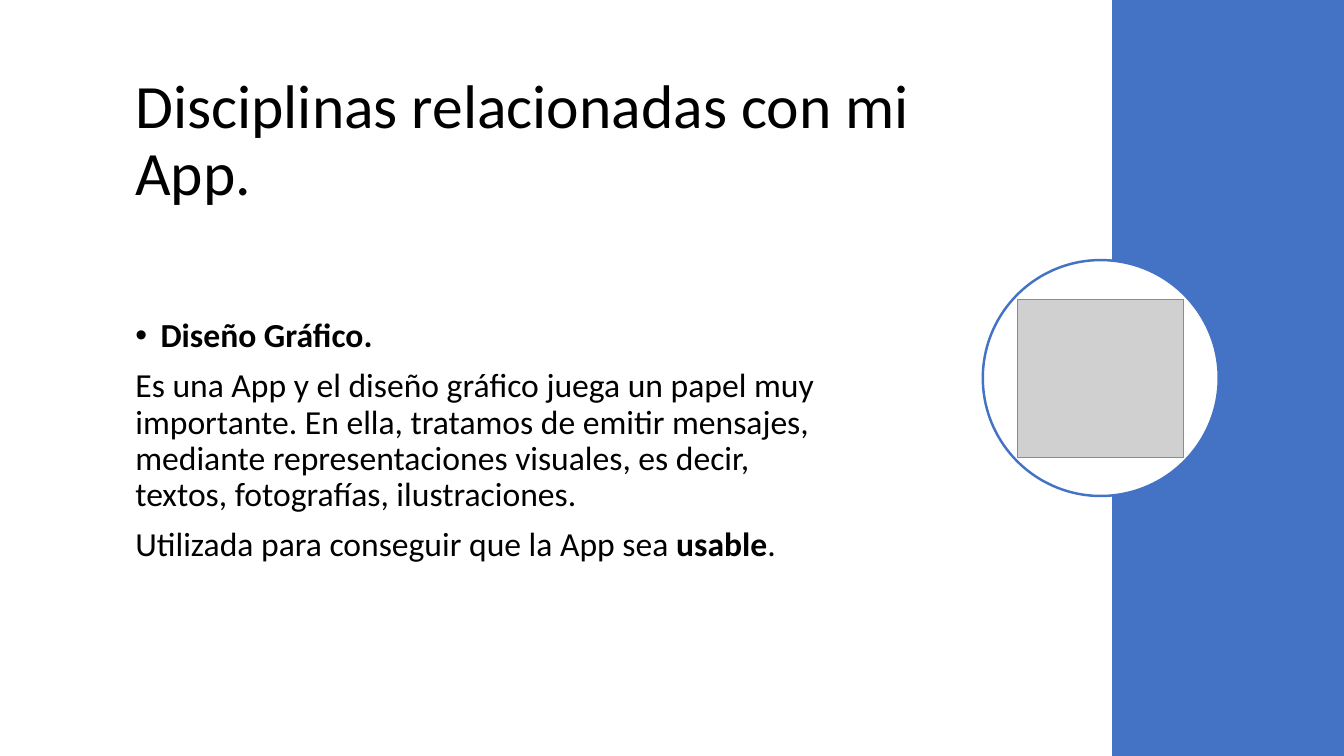
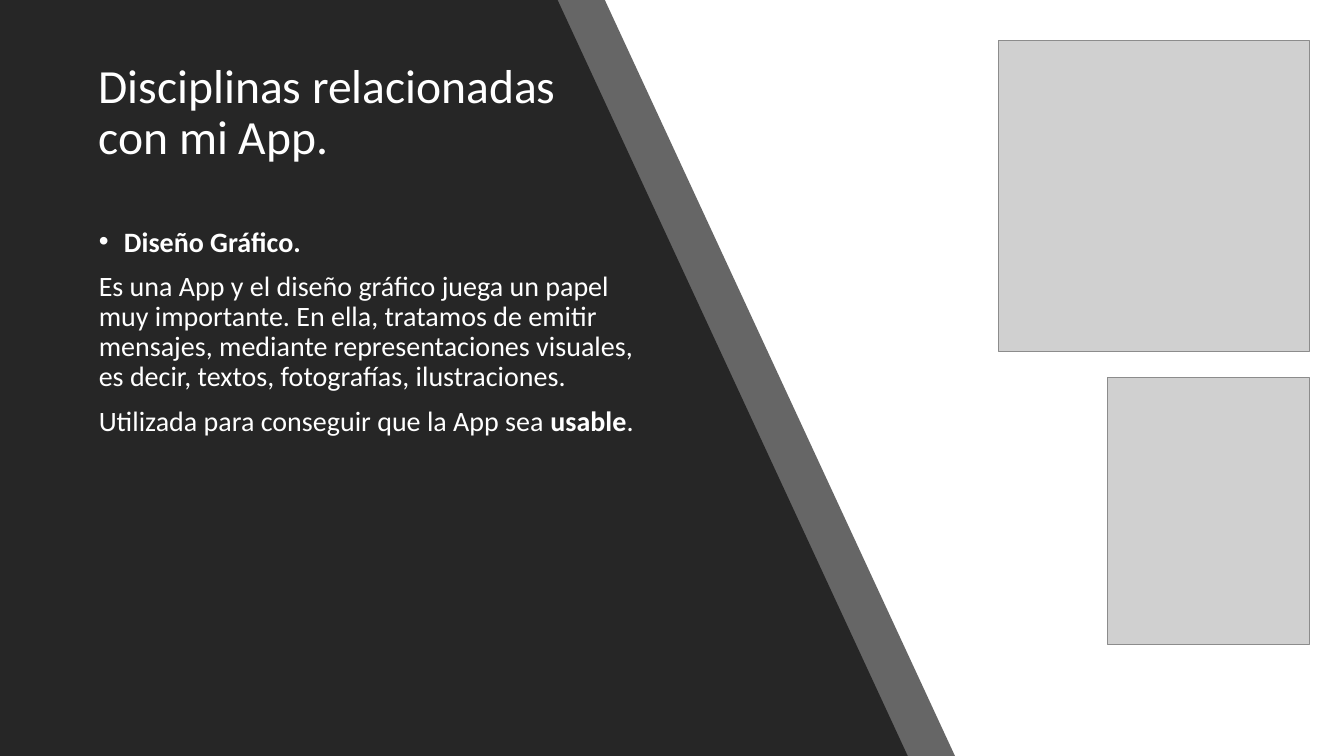
Before and after one commit to Jloen1999/tramitesPlanificaciones, a slide deck: slide 5 of estudios/UEX/Curso2/Asignaturas/IPO/Ejercicios/JoseLuisObiangEN_Ejercicio1-B.pptx. Drawn at 1344x756 pixels with LibreOffice and Linux fonts; fonts in the diff are those of the drawing; grey boxes stand for pictures. Boxes give left, top, right and bottom in pixels: in the first picture for what was removed or moved away, otherwise in the second. Text is boxed around its words. In the diff, an @@ line names an element or a change of style, - is before the commit and + after.

```diff
--- a/estudios/UEX/Curso2/Asignaturas/IPO/Ejercicios/JoseLuisObiangEN_Ejercicio1-B.pptx
+++ b/estudios/UEX/Curso2/Asignaturas/IPO/Ejercicios/JoseLuisObiangEN_Ejercicio1-B.pptx
@@ background #FFFFFF to #000000 @@
@@ rectangle added at box(0, 0, 1344, 756), fill #FFFFFF @@
@@ freeform shape added at box(0, 0, 955, 756), fill #262626 at 70% opacity @@
@@ freeform shape added at box(0, 0, 908, 756), fill #262626 @@
@@ rectangle removed at box(1112, 0, 1344, 756) @@
@@ title "Disciplinas relacionadas con mi App.": place and size @@
-title "Disciplinas relacionadas con mi App." at box(135, 85, 908, 205)
+title "Disciplinas relacionadas con mi App." at box(99, 70, 555, 162)
@@ title "Disciplinas relacionadas con mi App." at box(99, 70, 555, 162): size 44 to 34 pt, text colour #000000 to #FFFFFF @@
@@ picture added at box(999, 40, 1310, 351) @@
@@ text "Diseño Gráfico.": place and size @@
-text "Diseño Gráfico." at box(135, 323, 814, 562)
+text "Diseño Gráfico." at box(99, 232, 633, 436)
@@ text "Diseño Gráfico." at box(99, 232, 633, 436): size 24 to 20 pt, text colour #000000 to #FFFFFF; vertical alignment middle to top @@
@@ ellipse removed at box(983, 260, 1219, 496) @@
@@ picture: place and size @@
-picture at box(1018, 299, 1185, 458)
+picture at box(1107, 378, 1310, 644)
```
Also in this commit, not shown: 6 other slides changed, 1 other file.
